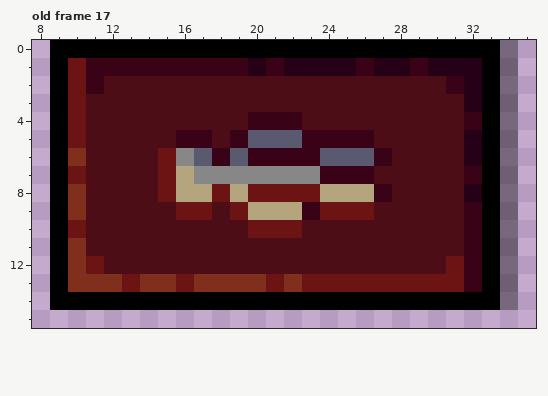
Pixel-art file: Rogue/Sprites/ButtonsUI.aseprite. Above: the version before the commit.
44x16 pixels, 17 frames. Shown: old frame 17: x 8..35, y 0..15. The commit also changed other frames, which this record leaves out.
New version:
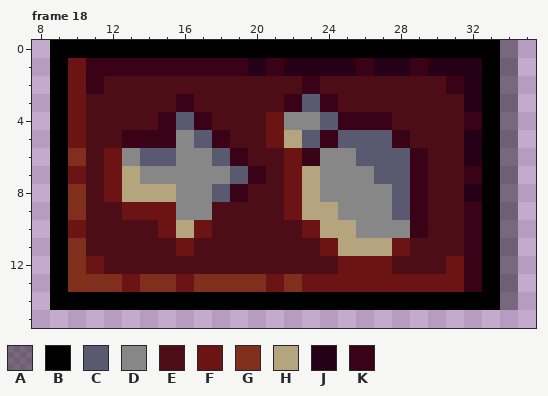
Palette (. is transparent): A #00000063  B #000000  C #595a6f  D #878787  E #4c0d16  F #6c1313  G #802f1d  H #b5a57e  J #250016  K #3a0216
A new or re-ordered frame is compared with the old frame closest to it.
The author wrote: Buttons Buy Sell assets
Changes in this commit:
frames 17 -> 19
--- frame 18 is new; against old frame 17, layer "Main"
@@ x 8..35 @@
  1 .BFKKKKKKKKKJKJJJJKJJKJJJBA.
- 2 .BFKEEEEEEEEEEEEEEEEEEEKJBA.
- 3 .BFEEEEEEEEEEEEEEEEEEEEEJBA.
- 4 .BFEEEEEEEEEKKKEEEEEEEEEKBA.
- 5 .BFEEEEEKKEKCCCKKKKEEEEEJBA.
- 6 .BGEEEEFDCKCKKKKCCCKEEEEJBA.
- 7 .BFEEEEFHDDDDDDDKKKEEEEEKBA.
- 8 .BGEEEEFHHFHFFFFHHHKEEEEJBA.
- 9 .BGEEEEEFFEFHHHKFFFEEEEEKBA.
-10 .BFEEEEEEEEEFFFEEEEEEEEEKBA.
-11 .BGEEEEEEEEEEEEEEEEEEEEEKBA.
-12 .BGFEEEEEEEEEEEEEEEEEEEFKBA.
+ 2 .BFKEEEEEEEEEEEKEEEEEEEKJBA.
+ 3 .BFEEEEEKEEEEEKCKEEEEEEEJBA.
+ 4 .BFEEEEKCKEEEFDDCKKKEEEEKBA.
+ 5 .BFEEKKKDCKEEFHCKCCCKEEEJBA.
+ 6 .BGEFDCCDDCKEEFKDDCCCKEEJBA.
+ 7 .BFEFHDDDDDCKEFHDDDCCKEEKBA.
+ 8 .BGEFHHHDDCKEEFHDDDDCKEEJBA.
+ 9 .BGEEFFFDDEEEEFHHDDDCKEEKBA.
+10 .BFEEEEFHFEEEEEFHHDDDKEEKBA.
+11 .BGEEEEEFEEEEEEEFHHHFEEEKBA.
+12 .BGFEEEEEEEEEEEEEFFFEEEFKBA.
 13 .BGGGFGGFGGGGFGFFFFFFFFFKBA.
Where, in picture pixels (left, top, right, bottom), the same in both pictures:
changed: (104, 76, 428, 274)
